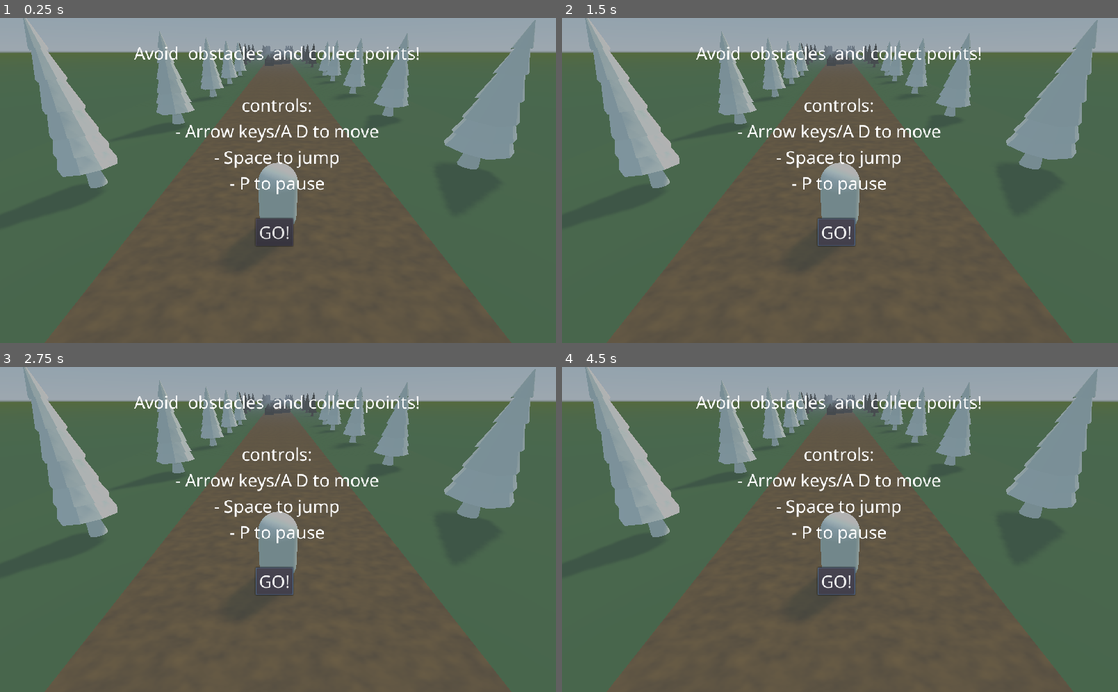
Above: before the commit, frames 1-4 (two rows, left to right).
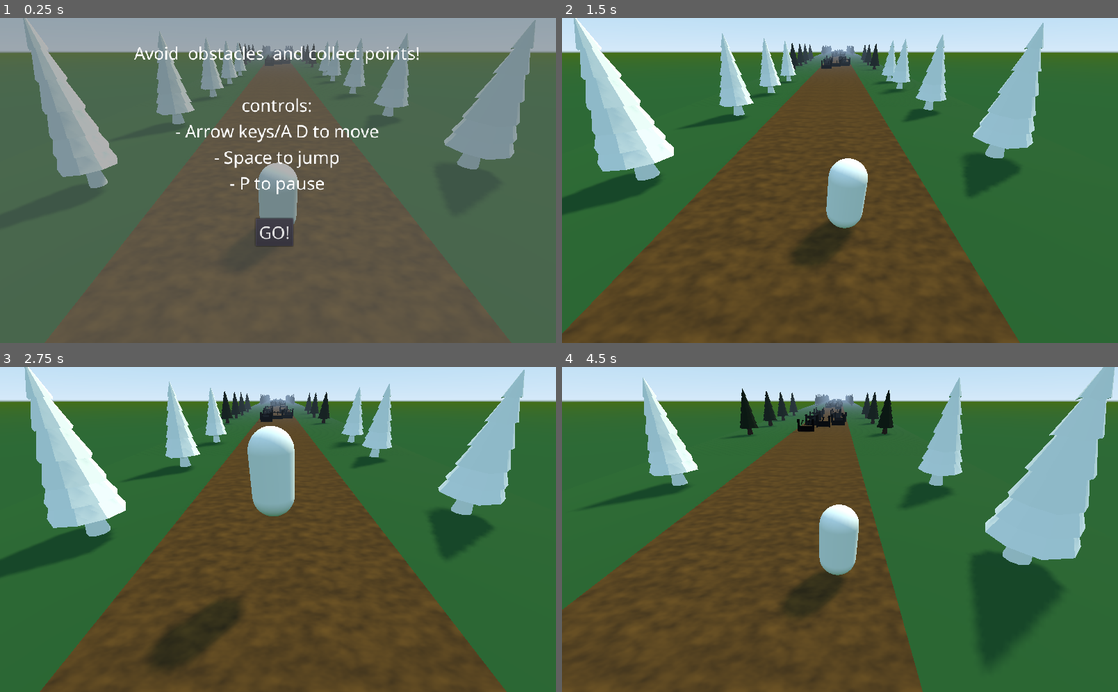
Above: after the commit, the same moments.

Repository: TaaviKodari/2022SyksyPe1715_Godot_Infinite_Runner
Game: Godot game, scene res://Main.tscn
Two runs of this game, one before a commit and one after it. Both use one fixed random seed, a clock stepped at 60 frames per second and the inputs below.
Inputs (mouse positions are in pixels of both pictures, inside the frame that each line leads up to):
- Up to frame 1 (0.25 s): no input
- Up to frame 2 (1.5 s): click (834, 232) at 0.5 s, where only the run after the commit has a clickable "GO!"; hold D (move_right) from 1.28 s (still down)
- Up to frame 3 (2.75 s): tap Space (jump) at 1.52, 2.27 s; release D (move_right) at 2.03 s; hold A (move_left) from 2.03 s (still down)
- Up to frame 4 (4.5 s): release A (move_left) at 2.78 s; hold D (move_right) 2.78-4.28 s; tap Space (jump) at 3.77 s; hold A (move_left) from 4.28 s (still down)

The runs differ from the first frame. In frame 1, less than 0.1% of the frame differs, in the area x 48-49%, y 10-12%; in frame 2, 96%; in frame 3, 98%, in the area x 0-100%, y 0-100%; in frame 4, 98%.

Commit message:
valmis mutta rikki

Diff:
--- a/Main.gd
+++ b/Main.gd
@@ -7,6 +7,8 @@
 
 onready var player = $Player
 onready var camera_pivot = $CameraPivot
+onready var game_over_screen : Control = $CanvasLayer/GameOverScreen
+onready var pause_screen :Control = $CanvasLayer/PauseScreen
 
 var initial_road_count :int = 5
 var road_scenes = [
@@ -14,6 +16,7 @@
 	load("res://Road2.tscn"),
 	load("res://Road3.tscn"),
 ]
+var can_pause := false
 # Called when the node enters the scene tree for the first time.
 func _ready():
 	randomize()
@@ -27,6 +30,15 @@
 
 
 func _physics_process(delta):
+
+	if can_pause and Input.is_action_just_pressed("pause"):
+		if get_tree().paused:
+			get_tree().paused = false
+			pause_screen.hide()
+		else:
+			get_tree().paused = true
+			pause_screen.show()
+
 	if player.translation.z < -RoadBase.LENGTH:
 		player.translation.z += RoadBase.LENGTH
 
@@ -47,3 +59,18 @@
 	var road_scene = road_scenes[randi() % road_scenes.size()]
 	var road = road_scene.instance()
 	return road
+
+
+func _on_StartScreen_dismissed():
+	get_tree().paused = false
+	can_pause = true
+
+
+func _on_Player_obstacle_hit():
+	get_tree().paused = true
+	can_pause = false
+	game_over_screen.show()
+
+
+func _on_GameOverScreen_dismissed():
+	get_tree().reload_current_scene()
--- a/Main.tscn
+++ b/Main.tscn
@@ -1,11 +1,14 @@
-[gd_scene load_steps=5 format=2]
+[gd_scene load_steps=7 format=2]
 
 [ext_resource path="res://RoadStart.tscn" type="PackedScene" id=1]
 [ext_resource path="res://Player.tscn" type="PackedScene" id=2]
 [ext_resource path="res://Main.gd" type="Script" id=3]
 [ext_resource path="res://UI/StartScreen.tscn" type="PackedScene" id=4]
+[ext_resource path="res://UI/GameOverScreen.tscn" type="PackedScene" id=5]
+[ext_resource path="res://UI/PauseScreen.tscn" type="PackedScene" id=6]
 
 [node name="Main" type="Spatial"]
+pause_mode = 2
 transform = Transform( 1, 0, 0, 0, 0.999848, -0.0174524, 0, 0.0174524, 0.999848, 0, 0, 0 )
 script = ExtResource( 3 )
 
@@ -15,6 +18,7 @@
 transform = Transform( 1, 0, 0, 0, 1, 0, 0, 0, 1, 0, 0, 50 )
 
 [node name="Player" parent="." instance=ExtResource( 2 )]
+pause_mode = 1
 transform = Transform( 1, 0, 0, 0, 1, 0, 0, 0, 1, 0, 0.548224, 0 )
 
 [node name="DirectionalLight" type="DirectionalLight" parent="."]
@@ -31,3 +35,15 @@
 [node name="CanvasLayer" type="CanvasLayer" parent="."]
 
 [node name="StartScreen" parent="CanvasLayer" instance=ExtResource( 4 )]
+pause_mode = 2
+
+[node name="GameOverScreen" parent="CanvasLayer" instance=ExtResource( 5 )]
+pause_mode = 2
+visible = false
+
+[node name="PauseScreen" parent="CanvasLayer" instance=ExtResource( 6 )]
+visible = false
+
+[connection signal="obstacle_hit" from="Player" to="." method="_on_Player_obstacle_hit"]
+[connection signal="dismissed" from="CanvasLayer/StartScreen" to="." method="_on_StartScreen_dismissed"]
+[connection signal="dismissed" from="CanvasLayer/GameOverScreen" to="." method="_on_GameOverScreen_dismissed"]
--- a/Player.gd
+++ b/Player.gd
@@ -1,4 +1,6 @@
 extends KinematicBody
+
+signal obstacle_hit
 
 var run_speed : float
 var sidestep_speed : float = 5.0
@@ -29,9 +31,9 @@
 		time += delta
 
 	var sideways: float = 0.0
-	if Input.is_action_pressed("move_right") and is_on_floor():
+	if Input.is_action_pressed("move_right") :
 		sideways += 1.0
-	if Input.is_action_pressed("move_left") and is_on_floor():
+	if Input.is_action_pressed("move_left") :
 		sideways -= 1.0
 
 	if Input.is_action_just_pressed("jump") and is_on_floor():
@@ -47,5 +49,5 @@
 		var collision = get_slide_collision(index)
 		var collision_object = collision.collider as CollisionObject
 		if collision_object.collision_layer & 4 and rad2deg(collision.get_angle()) > 60:
-			#print("Ouch!")
-			get_tree().reload_current_scene()
+			print(collision.collider)
+			emit_signal("obstacle_hit")
--- a/Road1.tscn
+++ b/Road1.tscn
@@ -3,27 +3,24 @@
 [ext_resource path="res://Wall.tscn" type="PackedScene" id=1]
 [ext_resource path="res://RoadBase.tscn" type="PackedScene" id=2]
 
-[node name="RoadBase" instance=ExtResource( 2 )]
+[node name="Road1" instance=ExtResource( 2 )]
 
 [node name="Obstacles" type="Spatial" parent="." index="1"]
 
-[node name="Wall" parent="Obstacles" index="0" instance=ExtResource( 1 )]
-transform = Transform( 1, 0, 0, 0, 1, 0, 0, 0, 1, -2.38233, 0.615386, -14.7474 )
-
-[node name="Wall2" parent="Obstacles" index="1" instance=ExtResource( 1 )]
+[node name="Wall2" parent="Obstacles" index="0" instance=ExtResource( 1 )]
 transform = Transform( 1, 0, 0, 0, 1, 0, 0, 0, 1, 1.99886, 0.615386, -22.3115 )
 
-[node name="Wall3" parent="Obstacles" index="2" instance=ExtResource( 1 )]
+[node name="Wall3" parent="Obstacles" index="1" instance=ExtResource( 1 )]
 transform = Transform( 1, 0, 0, 0, 1, 0, 0, 0, 1, -2.0439, 0.615386, -31.593 )
 
-[node name="Wall4" parent="Obstacles" index="3" instance=ExtResource( 1 )]
+[node name="Wall4" parent="Obstacles" index="2" instance=ExtResource( 1 )]
 transform = Transform( 1, 0, 0, 0, 1, 0, 0, 0, 1, -0.00491905, 0.615386, -37.9867 )
 
-[node name="Wall5" parent="Obstacles" index="4" instance=ExtResource( 1 )]
+[node name="Wall5" parent="Obstacles" index="3" instance=ExtResource( 1 )]
 transform = Transform( 1, 0, 0, 0, 1, 0, 0, 0, 1, 0.140414, 0.615386, -49.6652 )
 
-[node name="Wall7" parent="Obstacles" index="5" instance=ExtResource( 1 )]
+[node name="Wall7" parent="Obstacles" index="4" instance=ExtResource( 1 )]
 transform = Transform( 1, 0, 0, 0, 1, 0, 0, 0, 1, 2.73453, 0.615386, -49.6652 )
 
-[node name="Wall6" parent="Obstacles" index="6" instance=ExtResource( 1 )]
+[node name="Wall6" parent="Obstacles" index="5" instance=ExtResource( 1 )]
 transform = Transform( 1, 0, 0, 0, 1, 0, 0, 0, 1, -2.60352, 0.615386, -49.6652 )
--- /dev/null
+++ b/UI/GameOverScreen.tscn
@@ -0,0 +1,30 @@
+[gd_scene load_steps=2 format=2]
+
+[ext_resource path="res://UI/OverlayScreen.tscn" type="PackedScene" id=1]
+
+[node name="GameOverScreen" instance=ExtResource( 1 )]
+
+[node name="Label" type="Label" parent="." index="1"]
+anchor_left = 0.5
+anchor_top = 0.5
+anchor_right = 0.5
+anchor_bottom = 0.5
+margin_left = -263.5
+margin_top = -24.5
+margin_right = 263.5
+margin_bottom = 24.5
+text = "OOPS! YOU HIT SOMETHING :("
+align = 1
+
+[node name="Button" type="Button" parent="." index="2"]
+anchor_left = 0.5
+anchor_top = 0.5
+anchor_right = 0.5
+anchor_bottom = 0.5
+margin_left = -87.0
+margin_top = 76.0
+margin_right = 87.0
+margin_bottom = 127.0
+text = "TRY AGAIN"
+
+[connection signal="pressed" from="Button" to="." method="_on_Button_pressed"]
--- a/UI/OverlayScreen.gd
+++ b/UI/OverlayScreen.gd
@@ -1,6 +1,7 @@
 extends Control
 
-
+signal dismissed
 
 func _on_Button_pressed():
 	hide()
+	emit_signal("dismissed")
--- /dev/null
+++ b/UI/PauseScreen.tscn
@@ -0,0 +1,19 @@
+[gd_scene load_steps=2 format=2]
+
+[ext_resource path="res://UI/OverlayScreen.tscn" type="PackedScene" id=1]
+
+[node name="PauseScreen" instance=ExtResource( 1 )]
+
+[node name="Label" type="Label" parent="." index="1"]
+anchor_left = 0.5
+anchor_top = 0.5
+anchor_right = 0.5
+anchor_bottom = 0.5
+margin_left = -171.0
+margin_top = -70.5
+margin_right = 171.0
+margin_bottom = 70.5
+text = "GAME PAUSED
+
+PRESS P TO CONTINUE"
+align = 1
--- a/project.godot
+++ b/project.godot
@@ -47,6 +47,11 @@
 "events": [ Object(InputEventKey,"resource_local_to_scene":false,"resource_name":"","device":0,"alt":false,"shift":false,"control":false,"meta":false,"command":false,"pressed":false,"scancode":32,"physical_scancode":0,"unicode":0,"echo":false,"script":null)
  ]
 }
+pause={
+"deadzone": 0.5,
+"events": [ Object(InputEventKey,"resource_local_to_scene":false,"resource_name":"","device":0,"alt":false,"shift":false,"control":false,"meta":false,"command":false,"pressed":false,"scancode":0,"physical_scancode":80,"unicode":0,"echo":false,"script":null)
+ ]
+}
 
 [layer_names]
 
